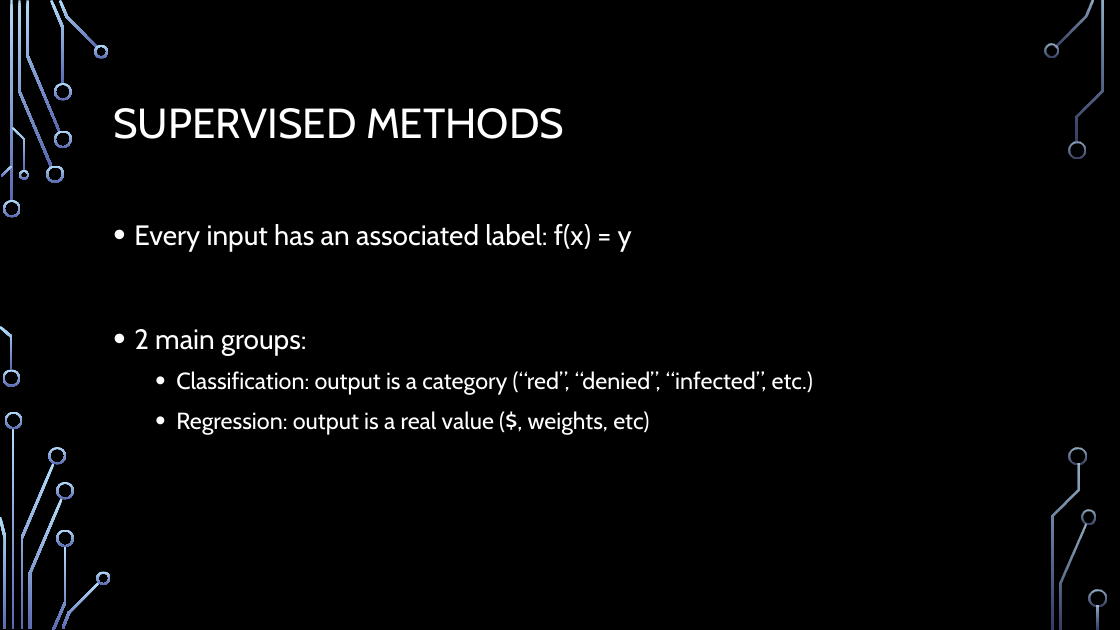
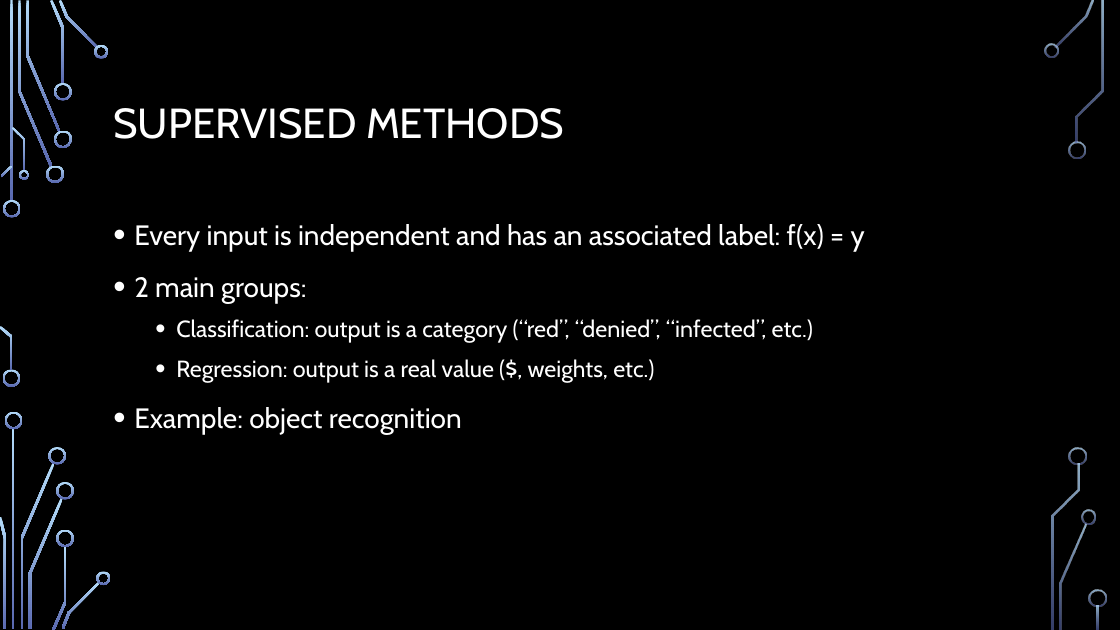
Before and after one commit to georgeaschiopu/MachineLearningMadeEasy, a slide deck: slide 10 of Machine Learning for Beginners.pptx (slide 8 before the commit). Drawn at 1120x630 pixels with LibreOffice and Linux fonts; fonts in the diff are those of the drawing; background and template pictures are left out. Boxes give left, top, right and bottom in pixels: in the first picture for what was removed or moved away, otherwise in the second. Text is boxed around its words. In the diff, an @@ line names an element or a change of style, - is before the commit and + after.

```diff
--- a/Machine Learning for Beginners.pptx
+++ b/Machine Learning for Beginners.pptx
@@ text at (134,224,865,252): text changed @@
-• Every input has an associated label: f(x) = y
+• Every input is independent and has an associated label: f(x) = y
@@ text at (134,359,654,434): text changed @@
-  • Regression: output is a real value ($, weights, etc)
+  • Regression: output is a real value ($, weights, etc.)
+• Example: object recognition
```
Also in this commit, not shown: 4 other slides changed, 3 slides added, 2 other files.
